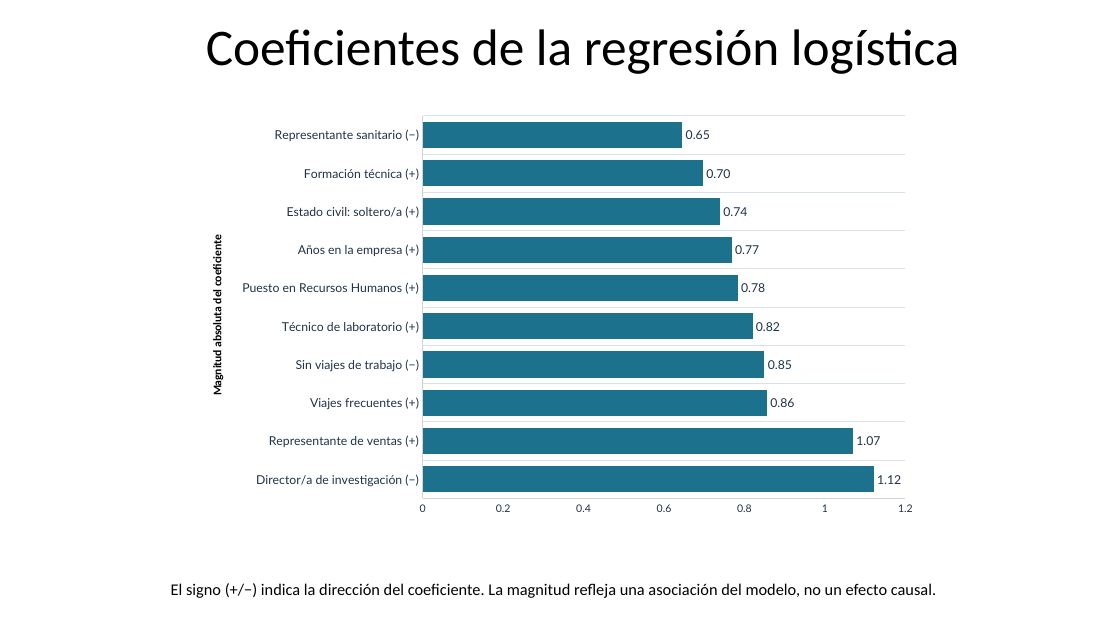
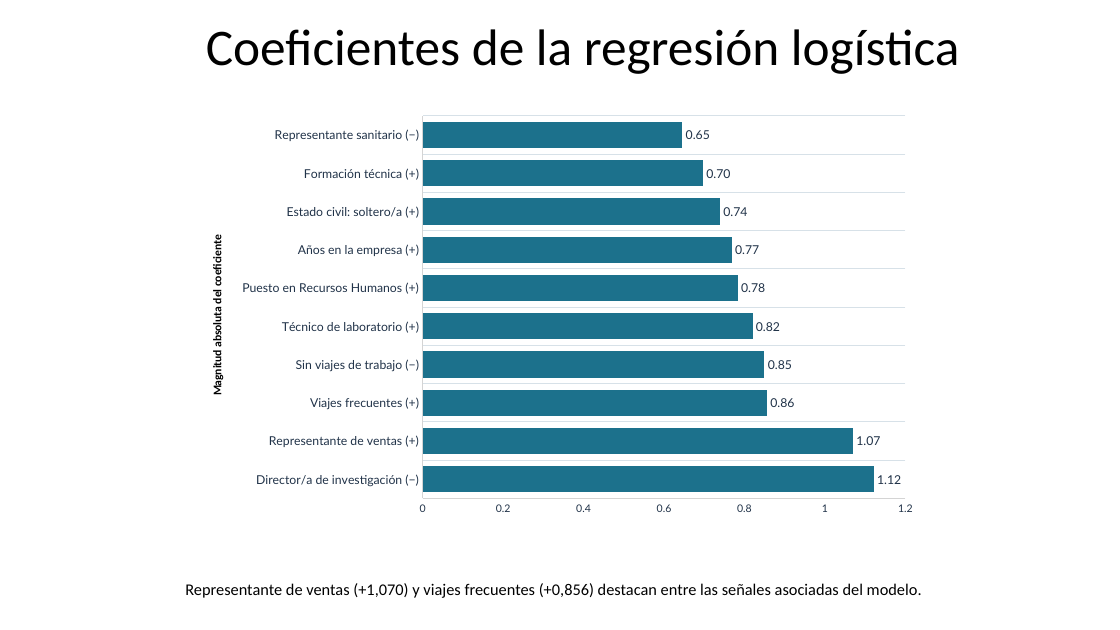
Before and after one commit to gitbeatriz123/Proyecto_Prediccion_Rotacion_Empleados_Beatriz.Velayos, a slide deck: slide 8 of docs/Presentacion_Proyecto_Rotacion.pptx. Drawn at 1120x630 pixels with LibreOffice and Linux fonts; fonts in the diff are those of the drawing. Boxes give left, top, right and bottom in pixels: in the first picture for what was removed or moved away, otherwise in the second. Text is boxed around its words. In the diff, an @@ line names an element or a change of style, - is before the commit and + after.

```diff
--- a/docs/Presentacion_Proyecto_Rotacion.pptx
+++ b/docs/Presentacion_Proyecto_Rotacion.pptx
@@ text at bbox=[185, 583, 922, 598]: text changed @@
-El signo (+/−) indica la dirección del coeficiente. La magnitud refleja una asociación del modelo, no un efecto causal.
+Representante de ventas (+1,070) y viajes frecuentes (+0,856) destacan entre las señales asociadas del modelo.
```
Also in this commit, not shown: 8 other slides changed, 5 other files.
